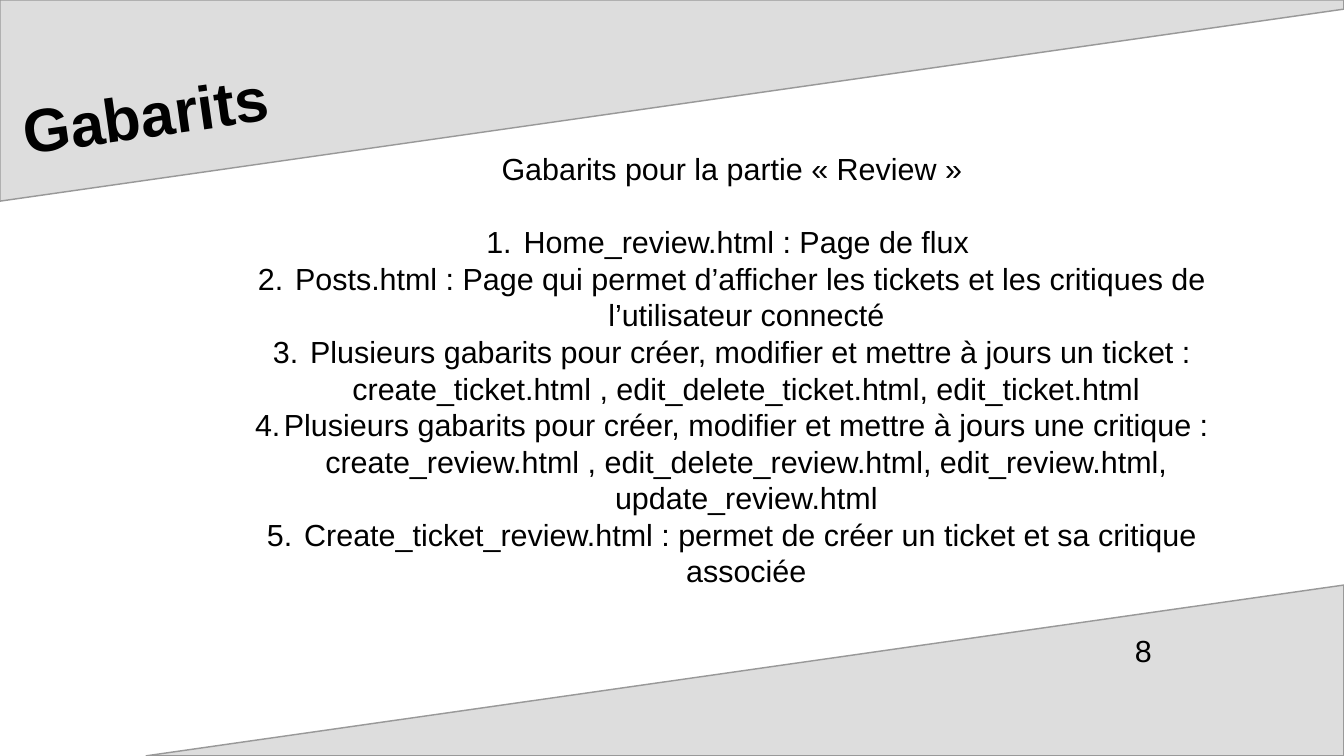
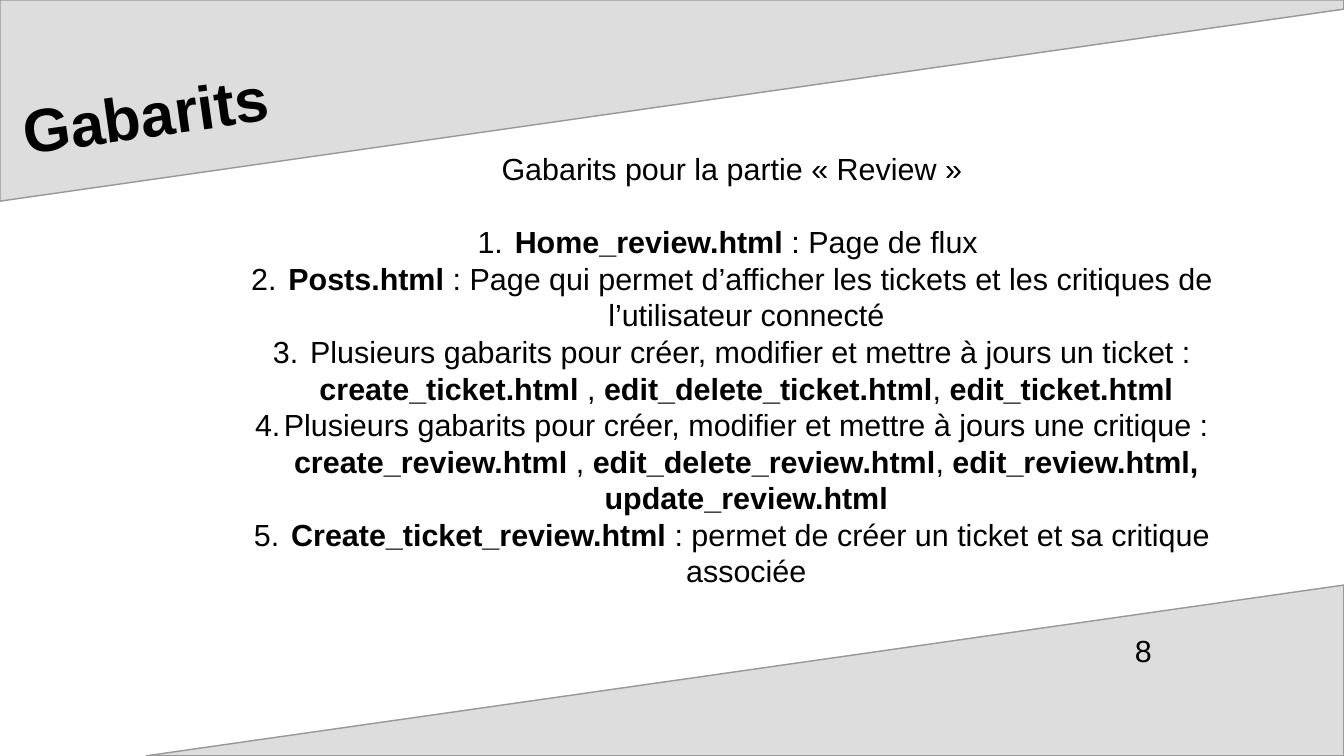
Before and after one commit to mcourte/OC_Projet9, a slide deck: slide 8 of ppt_soutenance.odp. Drawn at 1344x756 pixels with LibreOffice and Linux fonts; fonts in the diff are those of the drawing; background and template pictures are left out. Boxes give left, top, right and bottom in pixels: in the first picture for what was removed or moved away, otherwise in the second. Text is boxed around its words. In the diff, an @@ line names an element or a change of style, - is before the commit and + after.

```diff
--- a/ppt_soutenance.odp
+++ b/ppt_soutenance.odp
@@ text at [284, 231, 1212, 583]: bold on in "Home_review.html", "Posts.html", "create_ticket.html edit_delete_ticket.html, edit_ticket.html", "create_review.html edit_delete_review.html, edit_review.html ..." and 1 more places @@
```
Also in this commit, not shown: 6 other slides changed, 1 slide added.
